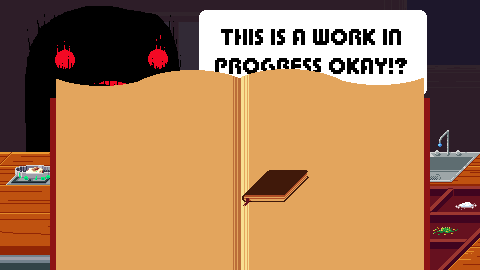
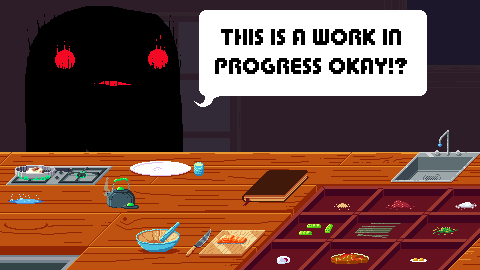
Layer changes from the first 480×270 image to the second:
hid "zoomed" over [50, 69, 430, 270]
showed group "Pot" (9 layers) over [4, 178, 48, 230]
showed "shadow" over [4, 223, 48, 230]
